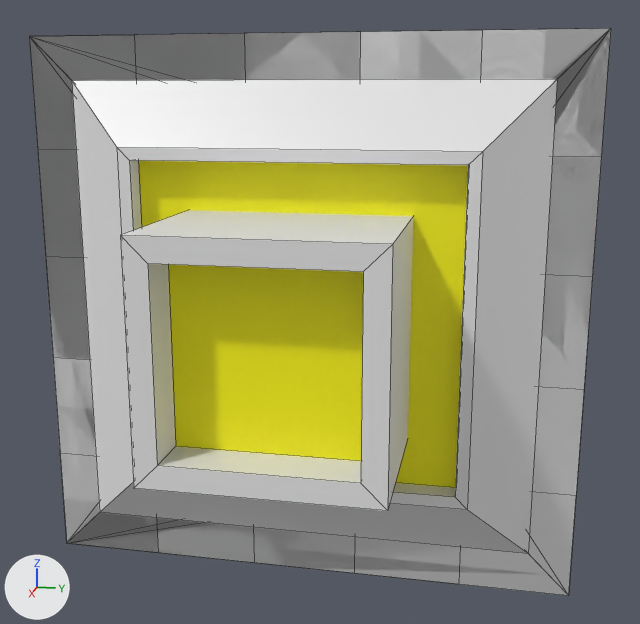
An edit to the FBX model Assets/Assets/Walls.fbx, drawn before and after from the same camera.
Before and after are seen from a camera (50 mm lens) standing at (2.031, 0.338, 0.899) and looking at (0.617, 0.055, 0.546). Arrows for +X, +Y and +Z are at lower left; the lights stay in place. Mesh edges are drawn as thin lines. Where no turn or scale is listed for an object, it has been applied to the vertices.

Names of what the first picture shows: 'SM_Wall_01', 'SM_Wall_02', 'SM_Wall_03', 'SM_Wall_04', 'SM_Wall_05', 'SM_Wall_06'.
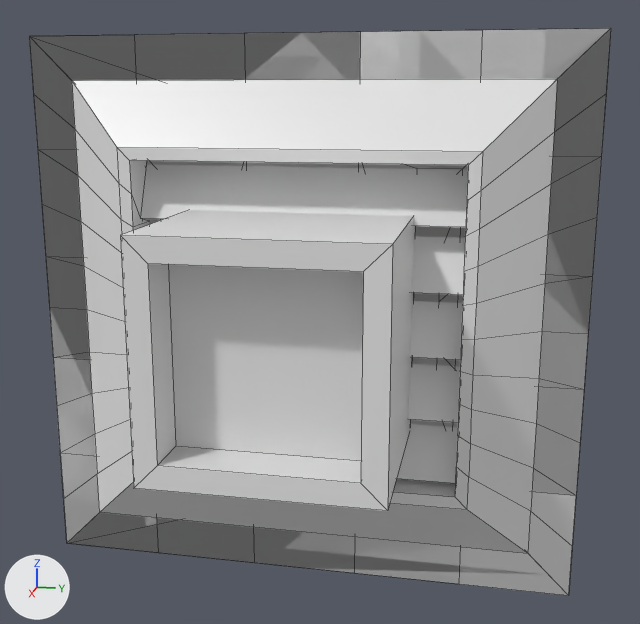
Location of each change, [x1, y1, x2, y2] in pixels of the pictures (640 x 624 px):
'SM_Wall_04', reshaped
    before: [29, 28, 610, 595]
    after: [29, 28, 611, 596]
'SM_Wall_03', reshaped (6% narrower)
    before: [29, 28, 611, 596]
    after: [30, 35, 576, 594]
part 1 of me_cube_004, built on
    before: [30, 34, 610, 594]
    after: [30, 33, 611, 592]
part 2 of me_cube_005, recoloured (yellow to white)
    both: [168, 264, 363, 461]
'SM_Wall_01', unchanged, uncovered by the edit
    before: [29, 28, 610, 594]
    after: [29, 28, 611, 595]

Patch to the scene script:
```diff
--- a/Assets/Assets/Walls.fbx.py
+++ b/Assets/Assets/Walls.fbx.py
@@ me_cube_005 @@
 me_cube_005.from_pydata(...)  # 20 vertices, 17 faces; spans x 0.5..0.828, y -0.5..0.5, z 0.0..1.0
 # used by ob_sm_wall_05; location = (0.0, 0.0, 0.0)
+# me_cube_005 part 2: all 1 face that had it switch from mat_m_window (yellow #fff900) to mat_m_default (white #e7e7e7)
@@ me_cube_003 @@
 # used by ob_sm_wall_03; location = (0.0, 0.0, 0.0)
-me_cube_003.from_pydata(...)  # 20 vertices, 17 faces; spans x 0.45..0.5, y -0.5..0.5, z 0.0..1.0
+me_cube_003.from_pydata(...)  # 68 vertices, 57 faces; spans x 0.45..0.5, y -0.5..0.5, z 0.0..1.0
+# me_cube_003 part 3
+# 16 vertices are removed from x 0.45..0.5, y -0.292..0.364, z 0.202..0.798
+# 17 faces are deleted
+# 32 vertices are added at x 0.45..0.5, y -0.5..0.3, z 0.0..1.0
+# 16 new vertices lie (0.05, 0.0, 0.0) away from vertices in x 0.45, y -0.265..0.245, z 0.305..0.695
+# 10 new vertices lie (0.0, 0.2, 0.0) away from vertices in x 0.5, y -0.5..0.3, z 0.0..1.0
+# 6 new vertices lie (0.0, 0.0, -0.2) away from vertices in x 0.5, y -0.1..0.5, z 0.4..1.0
+# 51 new faces join them, mat_m_default (white #e7e7e7)
+# 6 new faces join them, mat_m_window (yellow #fff900)
 me_cube_003.materials.append(mat_m_default)
@@ me_cube_004 @@
 # used by ob_sm_wall_04; location = (0.0, 0.0, 0.0)
-me_cube_004.from_pydata(...)  # 20 vertices, 17 faces; spans x 0.5..0.574, y -0.5..0.5, z 0.0..1.0
+me_cube_004.from_pydata(...)  # 110 vertices, 93 faces; spans x 0.494..0.574, y -0.5..0.5, z 0.0..1.0
+# me_cube_004 part 1
+# 9 faces are deleted
+# 4 vertices in x 0.535, y -0.288..0.288, z 0.212..0.788 move by (-0.041, 0.0, 0.0)
+# 59 vertices are added at x 0.494..0.574, y -0.5..0.5, z 0.1..0.9
+# 9 new vertices lie (0.0, 0.576, 0.0) away from vertices in x 0.494..0.539, y -0.288, z 0.222..0.683
+# 8 new vertices lie (0.08, 0.0, 0.0) away from vertices in x 0.494, y -0.288..0.288, z 0.327..0.673
+# 6 new vertices lie (0.0, 0.0, 0.058) away from vertices in x 0.574, y -0.288..0.288, z 0.327..0.673
+# 8 new vertices lie (0.0, 0.0, -0.085) away from vertices in x 0.5, y -0.423..0.423, z 0.331..0.923
+# 85 new faces join them
 me_cube_004.materials.append(mat_m_default)
-me_cube_004.materials.append(mat_m_window)  # yellow #fff900
```
